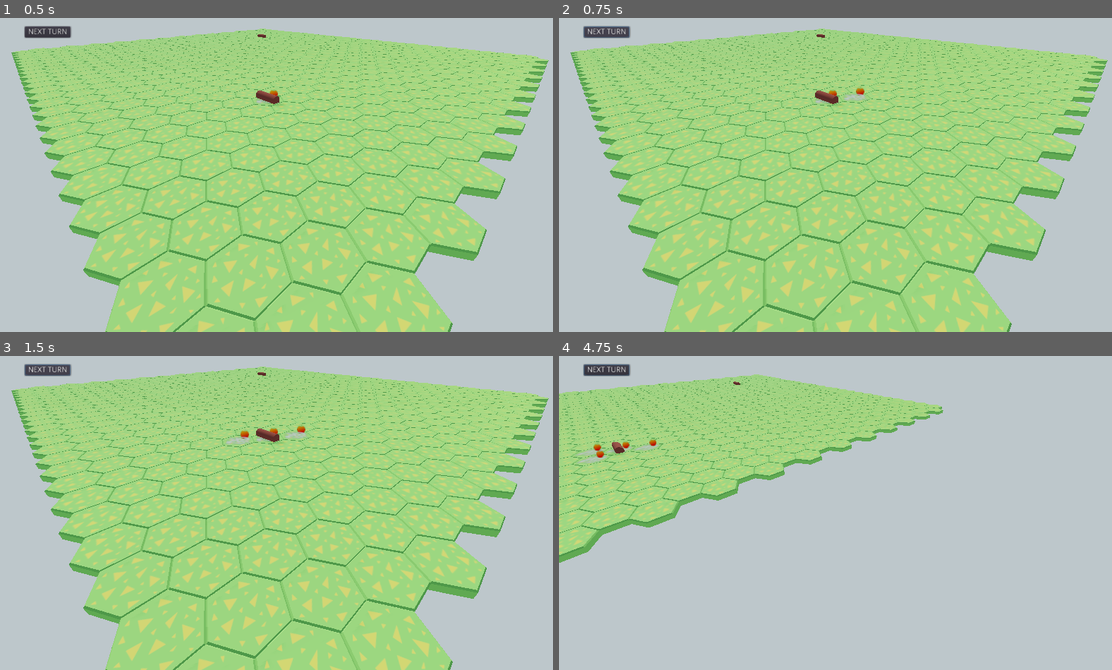
Above: before the commit, frames 1-4 (two rows, left to right).
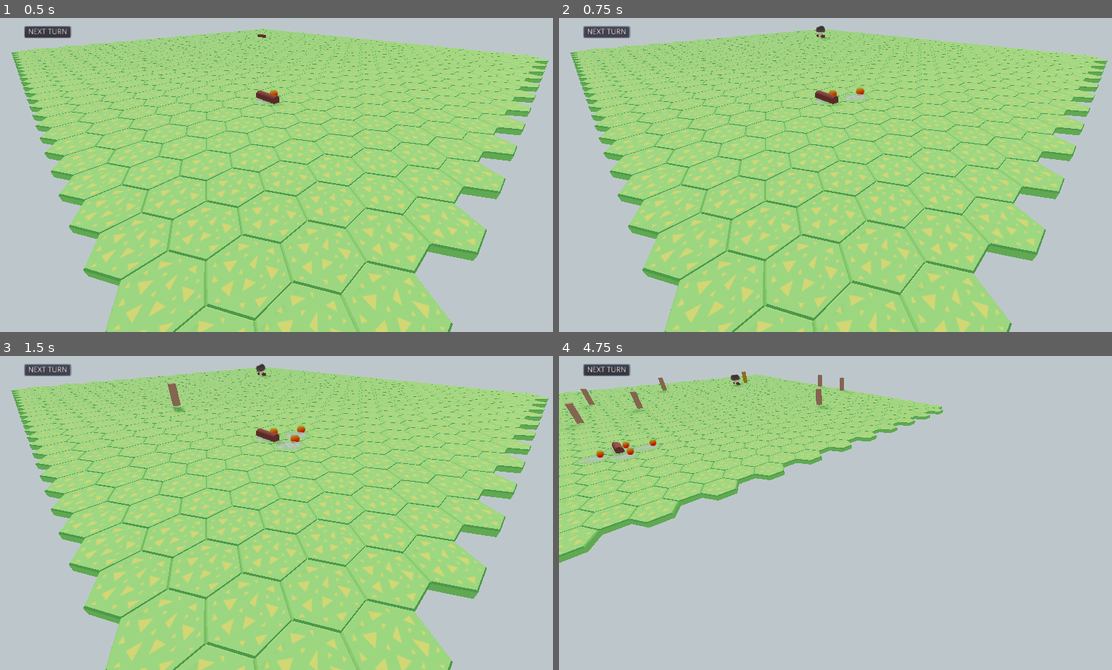
Above: after the commit, the same moments.

Repository: BVenturaDev/UMM
Game: Godot game, scene res://scenes/levels/main_level.tscn
The game is run twice, just before and just after one commit, with the same random seed, the same clock (stepped at 60 frames per second) and the same inputs.
Inputs (mouse positions are in pixels of both pictures, inside the frame that each line leads up to):
- Up to frame 1 (0.5 s): no input
- Up to frame 2 (0.75 s): click "NEXT TURN" at 0.5 s
- Up to frame 3 (1.5 s): click "NEXT TURN" at 1.25 s
- Up to frame 4 (4.75 s): tap Enter (ui_accept) at 2, 2.27, 3.02, 4.52 s; move the mouse to (962, 487) at 2.02 s; hold Right (ui_right) 2.03-2.78 s; click (962, 487) at 2.17 s; move the mouse to (730, 522) at 2.77 s; hold Down (ui_down) 2.78-3.53 s; move the mouse to (896, 431) at 3.52 s; hold Right (ui_right) 3.53-4.28 s; move the mouse to (813, 569) at 4.27 s; hold Up (ui_up) from 4.28 s (still down); click (813, 569) at 4.42 s

Frame 1 is identical in both runs. In frame 2, less than 0.1% of the frame differs, in the area x 46-49%, y 2-7%; in frame 3, 0.4%; in frame 4, 0.6%, in the area x 1-53%, y 4-34%.

Commit message:
Added enemy AI to make gather shrooms where possible

Diff:
--- a/scenes/entities/critter.tscn
+++ b/scenes/entities/critter.tscn
@@ -24,7 +24,6 @@
 [node name="critter" type="Spatial" groups=[
 "nature",
 ]]
-visible = false
 script = ExtResource( 1 )
 tween = NodePath("Tween")
 state_machine = NodePath("state_machine")
--- a/src/entities/ai.gd
+++ b/src/entities/ai.gd
@@ -1,4 +1,8 @@
 extends Spatial
 
+onready var fungus = $fungus
+
 func do_turn():
-	print("AI Turn BIIIIIIITCH")
+	for tile in fungus.owned_tiles:
+		if tile.cur_resource and tile.tile_food.size() > 5 and not tile.turn_used:
+			tile.build_gather_shroom()
